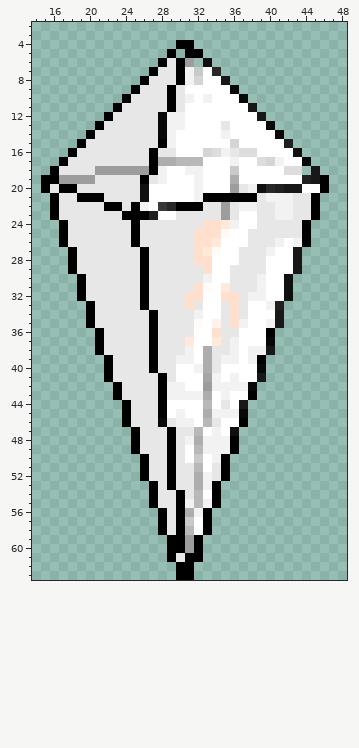
Edited in one commit: pixel-art sprite (sample/crystal.png). The first picture shows the starting point.
The file is 64x64 pixels. Colours within 5 levels of each other are drawn and written as one. Shown: x 14..48, y 2..63.
After:
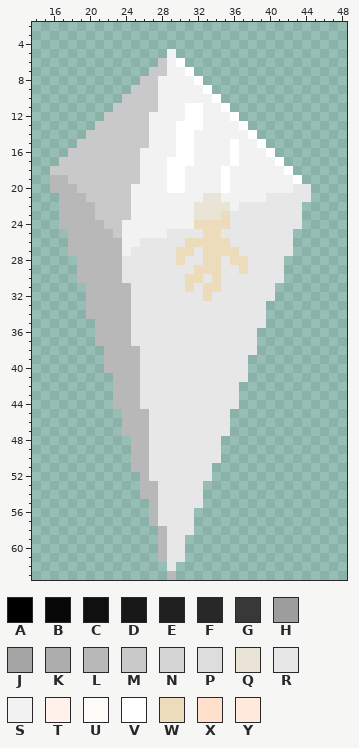
Palette (. is transparent): A #000000  B #080808  C #101010  D #181818  E #202020  F #282828  G #383838  H #9d9d9d  J #a5a5a5  K #adadad  L #b8b8b8  M #c9c9c9  N #d5d5d5  P #dddddd  Q #eae4d7  R #e7e7e7  S #f2f2f2  T #fff2ea  U #fffbf9  V #ffffff  W #ecdcbc  X #ffe0cc  Y #ffe9db
Change:
Changed rows in their new state; - is an unchanged pixel.
first column x 15:
 4 ---------------..---------------
 5 --------------S-..--------------
 6 -------------MSV.-.-------------
 7 ------------MMSSV...------------
 8 -----------MMSSS-V...-----------
 9 ----------MMMSSSSS-...----------
10 ---------MMMMSSS-S--...---------
11 --------MMMMMSSS--SS-...--------
12 -------MMMMMSS----SSS-...-------
13 ------MMMMMMSS-V--SSSS-...------
14 -----MMMMMMMSS---SSS-SS-...-----
15 ----MMMMMMMMSS---SSSSVSS-...----
16 ---MMMMMMMMSSSS--SSS-VSSS-...---
17 --MMMMMMMMMSSSVVVSSSSVSSSSV...--
18 -MMMMMMMMMMSS-----SS-SSSSSSV.-.-
19 .LLMMMMMMMMSS---S-SS-SSSSSSS-...
20 .LLLMMMMMMSSSS--S-SS-SS-SSSSRR..
21 -.LLLMMMMMSSSSSSS-QQSSSSSRRR--.-
22 -.LLLLMMMMS-SSSSSQQQQSRR--RR-..-
23 -.LLLLMMMMSSSSSSSQQQW-RR--RR-..-
24 --LLLLLMMSSSSSSSSWWWWRRR-----.--
25 --.LLLLLMSSSSS---RWWRRR-----..--
26 --.LLLLLLSS-----WWWWWRR---RR..--
27 ---LLLLLLS-R---WWRWWWW---RRR.---
28 ---.LLLLL--R---W-RWWRWW--RR..---
29 ---.LLLLL--R-----WWWR-W--RR..---
30 ----LLLLL--R----WWRWR---RRR.----
31 ----.LLLLL-R----WRWWR---RR..----
32 ----.LLLLL-R----RRWRRR-RRR..----
33 -----LLLLL-R----R-RR-R-RR..-----
34 -----LLLLL--R----RRR-R-RR..-----
35 -----.LLLL--R----RRR-RRRR..-----
36 ------LLLL--R----RRR--RR..------
37 ------LLLL--R---RRRR-RRR..------
38 ------.LLLL-R---RRR--RRR..------
39 -------LLLL-R--RRRR-RRR..-------
40 -------LLLL-R--RRRR-RRR..-------
41 -------.LLL--R-RRRRRRRR..-------
42 --------LLL--RRRRRRRRR..--------
43 --------LLL--RRRRRRRRR..--------
44 --------LLL--RRRRRRR-R.---------
45 ---------LLL-RRRRRRRR..---------
46 ---------LLL-R-RRRR-R..---------
47 ---------LLL--R--RRRR.----------
48 ----------LL--R-RRRR..----------
49 ----------LL--R-RRRR..----------
50 ----------LL--R-RRRR.-----------
51 ----------LL--R--RR..-----------
52 -----------L--R--RR..-----------
53 -----------LL-R--R..------------
54 -----------LL--R-R..------------
55 ------------L--RRR..------------
56 ------------LR-RR..-------------
57 ------------LR-RR..-------------
58 -------------L-RR..-------------
59 -------------LRR..--------------
60 -------------LRR..--------------
61 -------------LR-..--------------
62 --------------R..---------------
63 --------------L..---------------
